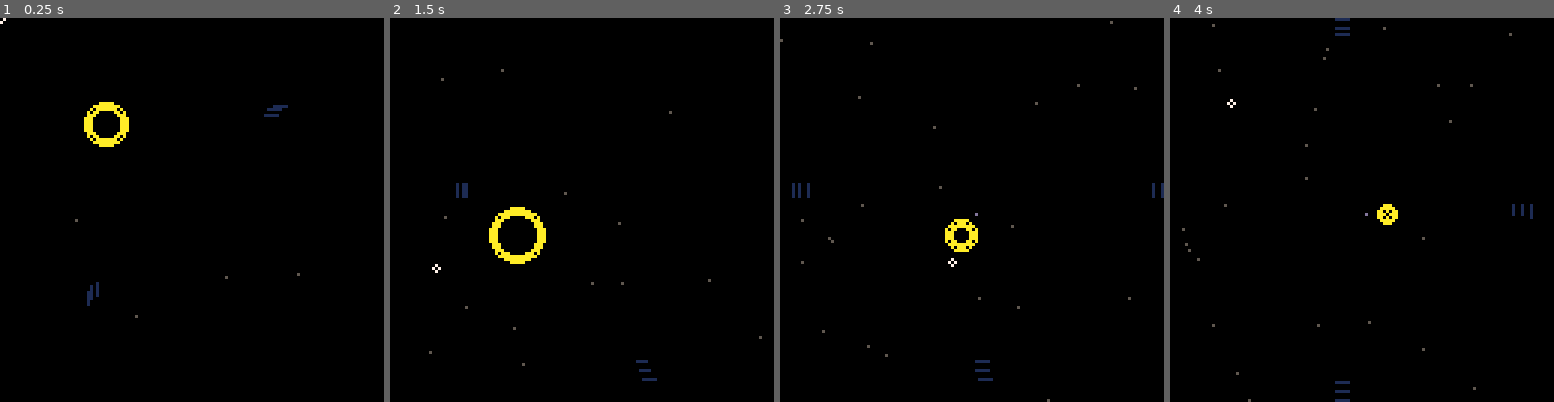
Above: before the commit, frames 1-4 (left to right).
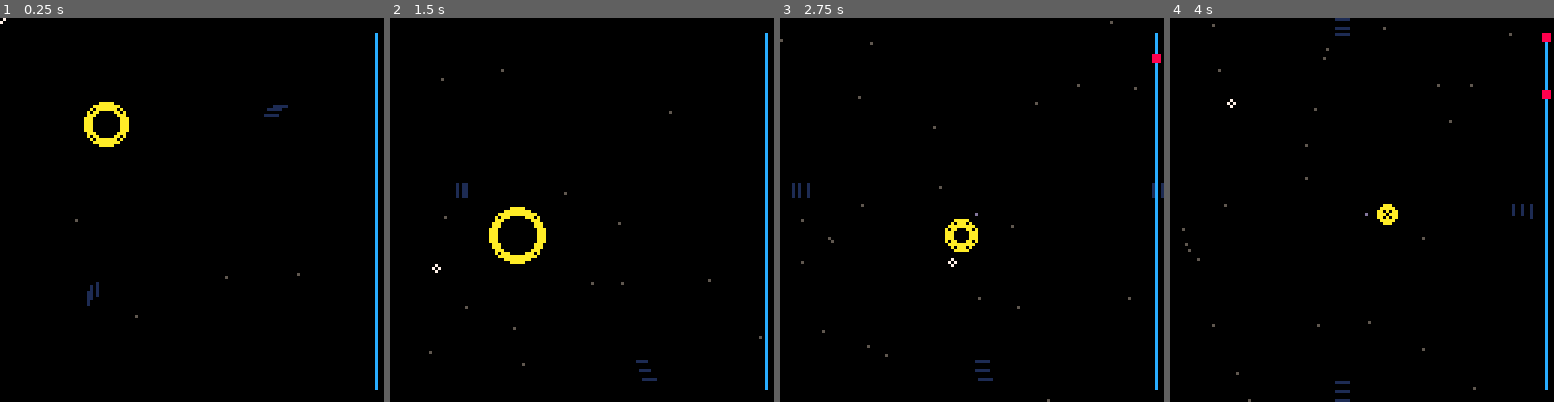
Above: after the commit, the same moments.

Repository: Alfie-Edwards/LoopHole
Game: PICO-8 cartridge loop.p8
The game is run twice, just before and just after one commit, with the same random seed, the same clock (stepped at 60 frames per second) and the same inputs.
Inputs (mouse positions are in pixels of both pictures, inside the frame that each line leads up to):
- Up to frame 1 (0.25 s): no input
- Up to frame 2 (1.5 s): tap X (X key) at 0.33, 1.07 s; click (670, 121) at 0.67 s; tap O (Z key) at 0.7 s; click (436, 267) at 1.22 s
- Up to frame 3 (2.75 s): tap O (Z key) at 1.7, 2.1, 2.5 s; click (887, 114) at 1.77 s; tap X (X key) at 1.85 s; click (952, 259) at 2.32 s
- Up to frame 4 (4 s): click (1404, 106) at 2.87 s; tap O (Z key) at 2.9, 3.3, 3.7 s; tap X (X key) at 2.97 s; click (1465, 256) at 3.42 s; click (1231, 102) at 3.97 s

The runs differ from the first frame. In frame 1, 0.7% of the frame differs, in the area x 97-99%, y 3-97%; in frame 2, 0.7%; in frame 3, 0.8%; in frame 4, 0.8%, in the area x 96-100%, y 3-97%.

Commit message:
add ruler (showing how far curios are)

Diff:
--- a/loop.p8
+++ b/loop.p8
@@ -108,9 +108,17 @@
 	update_cam()
 end
 
+function proportion(t_start, t_end, t)
+	return (t - t_start) / (t_end - t_start)
+end
+
+function lerp(t_start, t_end, t)
+	return (1 - t) * t_start + t * t_end
+end
+
 function lerp_from_list(t_start, t_end, t, list)
 	-- lerp `t` between `t_start` and `t_end`, and use that to index `list`
-	return list[flr(((t - t_start) / (t_end - t_start)) * #list) + 1]
+	return list[flr(proportion(t_start, t_end, t) * #list) + 1]
 end
 
 function set_curio_fill_pattern(z)
@@ -178,6 +186,28 @@
 	pset(sx, sy, 5)
 end
 
+function draw_ruler()
+	pal()
+
+	local x_pad = 3
+	local y_pad = 5
+
+	local x = (64 - x_pad) + cam.x
+	local y_start = (y_pad - 64) + cam.y
+	local y_end   = (64 - y_pad) + cam.y
+
+	line(x, y_start,
+		 x, y_end,
+		 12)
+
+	for _, curio in ipairs(curios) do
+		if curio.z >= loop.z then
+			local y = lerp(y_start, y_end - 1, proportion(z_start, loop.z, curio.z))
+			rectfill(x - 1, y - 1, x + 1, y + 1, 8)
+		end
+	end
+end
+
 function _draw()
 	cls(0)
 
@@ -222,6 +252,9 @@
 	for w=0,loop.w-1 do
 		circ(loop.x, loop.y, loop.r - w, 10)
 	end
+
+	-- Ruler
+	draw_ruler()
 
 	-- Cursor
 	pset(mouse.x + cam.x - 1, mouse.y + cam.y, 7)
